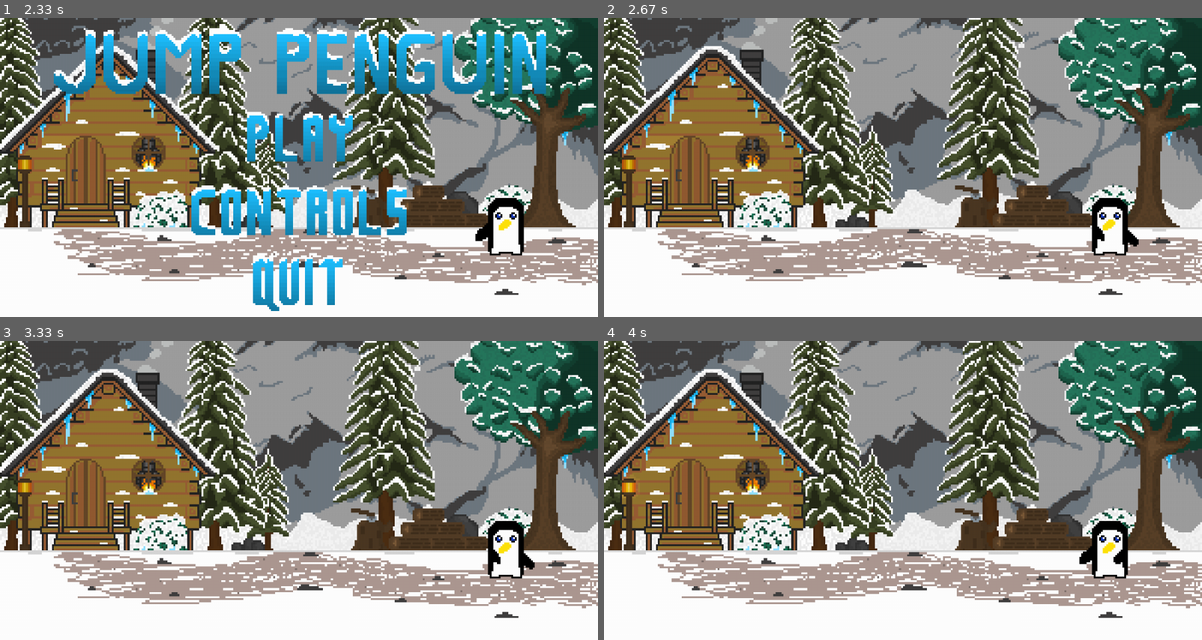
Above: before the commit, frames 1-4 (two rows, left to right).
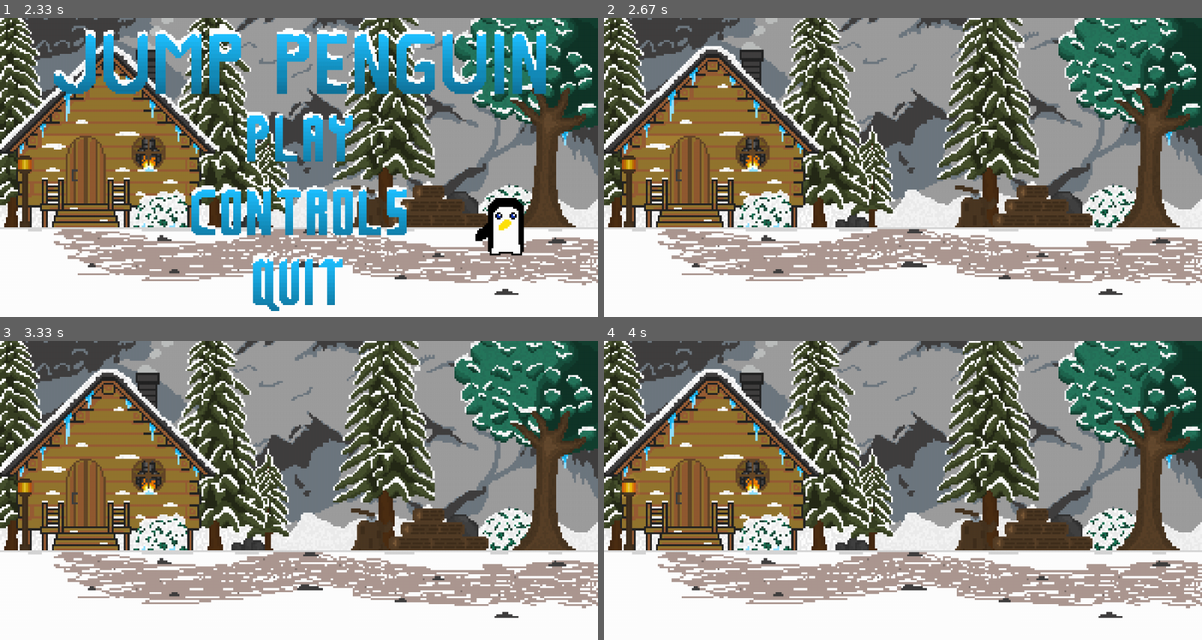
Above: after the commit, the same moments.

Repository: FrederikSperling/Jump-Penguin
Game: pygame game, started from Main.py
Two runs of this game, one before a commit and one after it. Both use one fixed random seed, a clock stepped at 60 frames per second and the inputs below.
Inputs (mouse positions are in pixels of both pictures, inside the frame that each line leads up to):
- Up to frame 1 (2.33 s): click (299, 212) at 0.43 s; click (299, 251) at 0.75 s; click (358, 233) at 1.05 s; click (299, 251) at 1.88 s; click (299, 137) at 2.27 s
- Up to frame 2 (2.67 s): no input
- Up to frame 3 (3.33 s): no input
- Up to frame 4 (4 s): no input

Frame 1 is identical in both runs. In frame 2, 0.9% of the frame differs, in the area x 81-90%, y 60-80%; in frame 3, 0.9%; in frame 4, 1.0%, in the area x 79-88%, y 60-80%.

Commit message:
Fixede det meste af det lag der var ved at convert billederne.

Diff:
--- a/Main.py
+++ b/Main.py
@@ -8,51 +8,51 @@
 clock = pygame.time.Clock()
 
 #Billeder
-playagain = pygame.image.load("resources\images\PlayAgain.png")
-Trees = pygame.image.load('resources\images\Trees1.png')
-mBG = pygame.image.load('resources\images\Mountain.png')
-Snowman = pygame.image.load('resources\images\Snowman001.png')
-Foreground = pygame.image.load('resources\images\Foreground.png')
-char = pygame.image.load("resources\images\char.png")
-enemy = pygame.image.load("resources\images\L1.png")
-controlsScreen = pygame.image.load("resources\images\Controls.png")
-image1 = pygame.image.load('resources\images\Pip1.png')
-image2 = pygame.image.load('resources\images\Pip2.png')
-image3 = pygame.image.load('resources\images\Pip3.png')
-image4 = pygame.image.load('resources\images\Pip4.png')
-image5 = pygame.image.load('resources\images\Pip5.png')
-image6 = pygame.image.load('resources\images\Pip6.png')
-image7 = pygame.image.load('resources\images\jumpingpip1.png')
-image8 = pygame.image.load('resources\images\jumpingpip2.png')
-image9 = pygame.image.load('resources\images\jumpingpip3.png')
-image10 = pygame.image.load('resources\images\jumpingpip4.png')
-image11 = pygame.image.load('resources\images\jumpingpip5.png')
-image12 = pygame.image.load('resources\images\deadpip1.png')
-image13 = pygame.image.load('resources\images\deadpip2.png')
-image14 = pygame.image.load('resources\images\deadpip3.png')
-image15 = pygame.image.load('resources\images\deadpip4.png')
-image16 = pygame.image.load('resources\images\deadpip5.png')
-menuBG = [pygame.image.load('menu\BGAnimation\MainMenu1.png'),
-                  pygame.image.load('menu\BGAnimation\MainMenu2.png'),
-                  pygame.image.load('menu\BGAnimation\MainMenu3.png'),
-                  pygame.image.load('menu\BGAnimation\MainMenu4.png'),
-                  pygame.image.load('menu\BGAnimation\MainMenu5.png'),
-                  pygame.image.load('startScene\MainMenu6.png')]
-
-Door1 = pygame.image.load('menu\DoorAnimation\Door1.png')
-Door2 = pygame.image.load('menu\DoorAnimation\Door2.png')
-Door3 = pygame.image.load('menu\DoorAnimation\Door3.png')
-menuBG2 = pygame.image.load('menu\MenuMountain.png')
-JumpPenguinText = pygame.image.load('menu\JumpPenguinText.png')
-PlayText = pygame.image.load('menu\PlayText.png')
-ControlsText = pygame.image.load('menu\ControlsText.png')
-QuitText = pygame.image.load('menu\QuitText.png')
-FlossingPingvinBilleder = [pygame.image.load('menu\FlossingPingvin\FlossingPingvin1.png'),
-                           pygame.image.load('menu\FlossingPingvin\FlossingPingvin2.png'),
-                           pygame.image.load('menu\FlossingPingvin\FlossingPingvin3.png'),
-                           pygame.image.load('menu\FlossingPingvin\FlossingPingvin4.png'),
-                           pygame.image.load('menu\FlossingPingvin\FlossingPingvin5.png'),
-                           pygame.image.load('menu\FlossingPingvin\FlossingPingvin6.png')]
+playagain = pygame.image.load("resources\images\PlayAgain.png").convert_alpha()
+Trees = pygame.image.load('resources\images\Trees1.png').convert_alpha()
+mBG = pygame.image.load('resources\images\Mountain.png').convert_alpha()
+Snowman = pygame.image.load('resources\images\Snowman001.png').convert_alpha()
+Foreground = pygame.image.load('resources\images\Foreground.png').convert_alpha()
+char = pygame.image.load("resources\images\char.png").convert_alpha()
+enemy = pygame.image.load("resources\images\L1.png").convert_alpha()
+controlsScreen = pygame.image.load("resources\images\Controls.png").convert_alpha()
+image1 = pygame.image.load('resources\images\Pip1.png').convert_alpha()
+image2 = pygame.image.load('resources\images\Pip2.png').convert_alpha()
+image3 = pygame.image.load('resources\images\Pip3.png').convert_alpha()
+image4 = pygame.image.load('resources\images\Pip4.png').convert_alpha()
+image5 = pygame.image.load('resources\images\Pip5.png').convert_alpha()
+image6 = pygame.image.load('resources\images\Pip6.png').convert_alpha()
+image7 = pygame.image.load('resources\images\jumpingpip1.png').convert_alpha()
+image8 = pygame.image.load('resources\images\jumpingpip2.png').convert_alpha()
+image9 = pygame.image.load('resources\images\jumpingpip3.png').convert_alpha()
+image10 = pygame.image.load('resources\images\jumpingpip4.png').convert_alpha()
+image11 = pygame.image.load('resources\images\jumpingpip5.png').convert_alpha()
+image12 = pygame.image.load('resources\images\deadpip1.png').convert_alpha()
+image13 = pygame.image.load('resources\images\deadpip2.png').convert_alpha()
+image14 = pygame.image.load('resources\images\deadpip3.png').convert_alpha()
+image15 = pygame.image.load('resources\images\deadpip4.png').convert_alpha()
+image16 = pygame.image.load('resources\images\deadpip5.png').convert_alpha()
+menuBG = [pygame.image.load('menu\BGAnimation\MainMenu1.png').convert_alpha(),
+                  pygame.image.load('menu\BGAnimation\MainMenu2.png').convert_alpha(),
+                  pygame.image.load('menu\BGAnimation\MainMenu3.png').convert_alpha(),
+                  pygame.image.load('menu\BGAnimation\MainMenu4.png').convert_alpha(),
+                  pygame.image.load('menu\BGAnimation\MainMenu5.png').convert_alpha(),
+                  pygame.image.load('startScene\MainMenu6.png').convert_alpha()]
+
+Door1 = pygame.image.load('menu\DoorAnimation\Door1.png').convert_alpha()
+Door2 = pygame.image.load('menu\DoorAnimation\Door2.png').convert_alpha()
+Door3 = pygame.image.load('menu\DoorAnimation\Door3.png').convert_alpha()
+menuBG2 = pygame.image.load('menu\MenuMountain.png').convert_alpha()
+JumpPenguinText = pygame.image.load('menu\JumpPenguinText.png').convert_alpha()
+PlayText = pygame.image.load('menu\PlayText.png').convert_alpha()
+ControlsText = pygame.image.load('menu\ControlsText.png').convert_alpha()
+QuitText = pygame.image.load('menu\QuitText.png').convert_alpha()
+FlossingPingvinBilleder = [pygame.image.load('menu\FlossingPingvin\FlossingPingvin1.png').convert_alpha(),
+                           pygame.image.load('menu\FlossingPingvin\FlossingPingvin2.png').convert_alpha(),
+                           pygame.image.load('menu\FlossingPingvin\FlossingPingvin3.png').convert_alpha(),
+                           pygame.image.load('menu\FlossingPingvin\FlossingPingvin4.png').convert_alpha(),
+                           pygame.image.load('menu\FlossingPingvin\FlossingPingvin5.png').convert_alpha(),
+                           pygame.image.load('menu\FlossingPingvin\FlossingPingvin6.png').convert_alpha()]
 #Pygame mixer
 mixer.init()
 mixer.music.load('resources\soundEffects\Furnace.mp3')
@@ -79,7 +79,7 @@
                 self.AntalBilleder1 += 1
                 win.blit(Door1, (0, 0))
             else:
-                clock.tick(60)
+                clock.tick(30)
                 win.blit(menuBG[5], (0, 0))
                 mixer.music.stop()
                 print(self.Tid)
@@ -93,18 +93,16 @@
                 if self.Tid >= 21:
                     win.blit(Door3, (0, 0))
                 if self.Tid >= 26 and self.Tid <= 27:
-                    win.blit(image1, (102, 165))
+                    win.blit(image1, (102, 160))
                 if self.Tid >= 28 and self.Tid <= 29:
-                    win.blit(image1, (102, 155))
+                    win.blit(image1, (102, 150))
                 if self.Tid >= 30 and self.Tid <= 31:
-                    win.blit(image1, (102, 170))
+                    win.blit(image1, (102, 167))
                 if self.Tid >= 32 and self.Tid <= 33:
-                    win.blit(image1, (102, 180))
+                    win.blit(image1, (102, 185))
                 if self.Tid >= 34 and self.Tid <= 35:
-                    win.blit(image1, (102, 190))
+                    win.blit(image1, (102, 192))
                 if self.Tid >= 36 and self.Tid <= 37:
-                    win.blit(image1, (102, 200))
-                if self.Tid >= 38 and self.Tid <= 39:
                     win.blit(image1, (102, 210))
 
 
@@ -271,6 +269,7 @@
         self.x = 1000
         self.y = 395
 
+
 def RedrawGameWindow():
     if StopDrawing == False:
         if startspil == True:
@@ -288,7 +287,6 @@
             if PlayStart == True: #Resten af startscenen placeres herinde og laver en cutscene
                 Menu.MountainBG()
                 Menu.animation()
-                Menu.FlossingPingvin()
             elif ControlsStart == True:
                 Menu.MountainBG()
                 Menu.animation()
